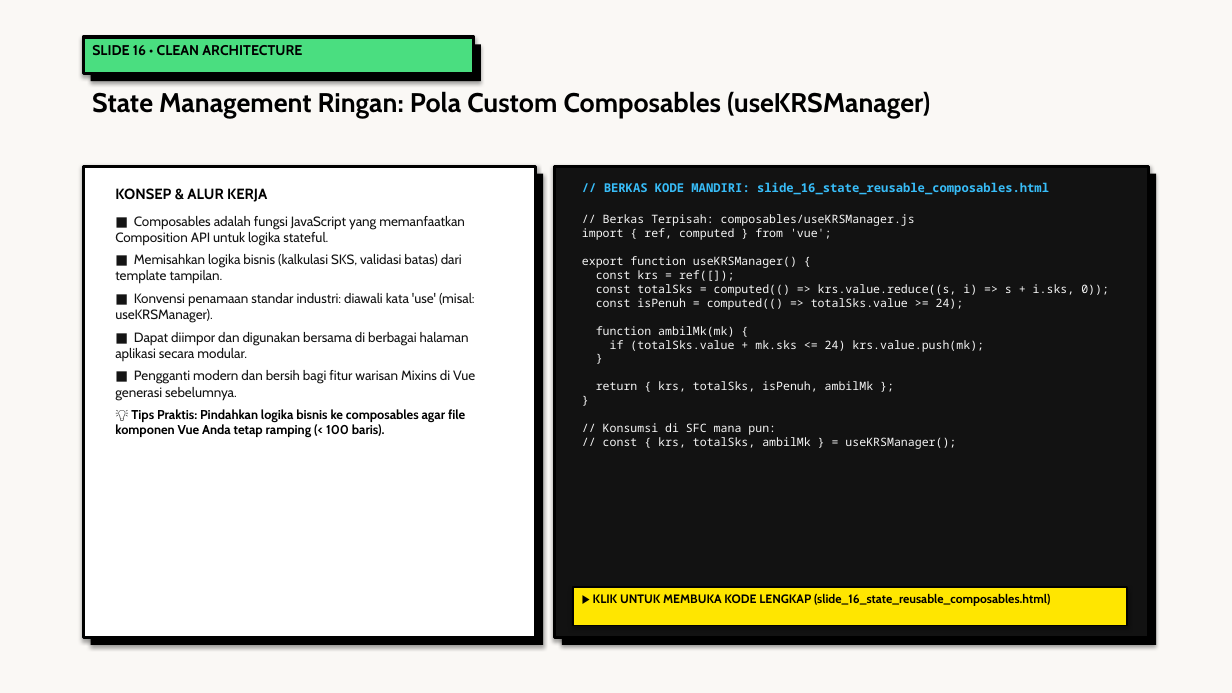
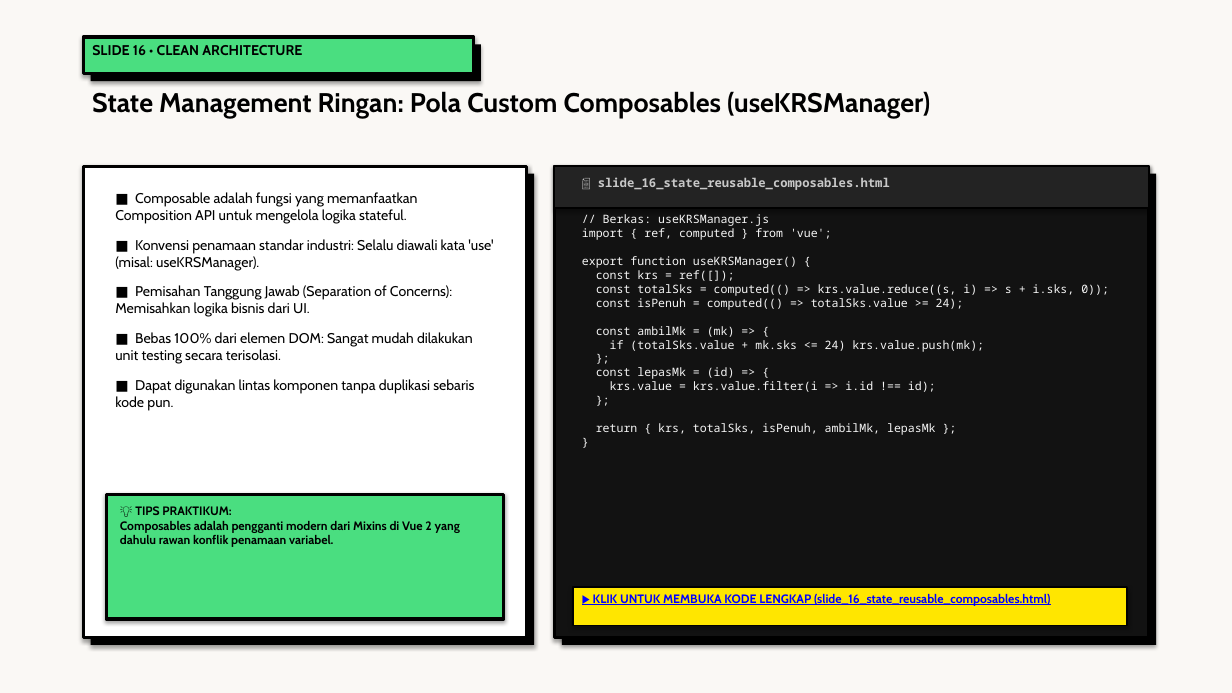
Before and after one commit to antonprafanto/tuweb_mobile2025, a slide deck: slide 16 of slide_presentasi/SESI_02_Frontend_Modern_Vue.pptx. Drawn at 1232x693 pixels with LibreOffice and Linux fonts; fonts in the diff are those of the drawing. Boxes give left, top, right and bottom in pixels: in the first picture for what was removed or moved away, otherwise in the second. Text is boxed around its words. In the diff, an @@ line names an element or a change of style, - is before the commit and + after.

Commit message:
feat(sesi-02): audit tuntas 18 file html ramah awam diagram svg pptx neobrutalism dan naskah mermaid

```diff
--- a/slide_presentasi/SESI_02_Frontend_Modern_Vue.pptx
+++ b/slide_presentasi/SESI_02_Frontend_Modern_Vue.pptx
@@ rectangle: place and size @@
-rectangle at bbox=[83, 166, 536, 638]
+rectangle at bbox=[83, 166, 527, 638]
@@ rectangle: place and size @@
-rectangle at bbox=[91, 174, 543, 645]
+rectangle at bbox=[91, 174, 534, 645]
@@ rectangle added at bbox=[555, 166, 1149, 208], fill #232323, outline #000000 1.5 pt @@
@@ text at bbox=[598, 177, 890, 190]: text changed; text colour #38BDF8 to #C8C8C8 @@
-// BERKAS KODE MANDIRI: slide_16_state_reusable_composables.html
+📄 slide_16_state_reusable_composables.html
@@ text at bbox=[115, 192, 493, 411]: text changed; size 10.5 to 11 pt; text colour #141414 to #000000 @@
-KONSEP & ALUR KERJA
-■ Composables adalah fungsi JavaScript yang memanfaatkan Composition API untuk logika stateful.
-■ Memisahkan logika bisnis (kalkulasi SKS, validasi batas) dari template tampilan.
-■ Konvensi penamaan standar industri: diawali kata 'use' (misal: useKRSManager).
-■ Dapat diimpor dan digunakan bersama di berbagai halaman aplikasi secara modular.
-■ Pengganti modern dan bersih bagi fitur warisan Mixins di Vue generasi sebelumnya.
-💡 Tips Praktis: Pindahkan logika bisnis ke composables agar file komponen Vue Anda tetap ramping (< 100 baris).
+■ Composable adalah fungsi yang memanfaatkan Composition API untuk mengelola logika stateful.
+■ Konvensi penamaan standar industri: Selalu diawali kata 'use' (misal: useKRSManager).
+■ Pemisahan Tanggung Jawab (Separation of Concerns): Memisahkan logika bisnis dari UI.
+■ Bebas 100% dari elemen DOM: Sangat mudah dilakukan unit testing secara terisolasi.
+■ Dapat digunakan lintas komponen tanpa duplikasi sebaris kode pun.
@@ text at bbox=[603, 214, 769, 226]: text changed @@
-// Berkas Terpisah: composables/useKRSManager.js
+// Berkas: useKRSManager.js
@@ text at bbox=[596, 326, 735, 337]: text changed @@
-function ambilMk(mk) {
+const ambilMk = (mk) => {
@@ text at bbox=[596, 367, 936, 435]: paragraphs added @@
+};
+const lepasMk = (id) => {
+krs.value = krs.value.filter(i => i.id !== id);
+};
+return { krs, totalSks, isPenuh, ambilMk, lepasMk };
@@ text at bbox=[596, 381, 956, 449]: paragraphs removed @@
-return { krs, totalSks, isPenuh, ambilMk };
-}
-// Konsumsi di SFC mana pun:
-// const { krs, totalSks, ambilMk } = useKRSManager();
@@ rectangle added at bbox=[106, 494, 504, 619], fill #4ADE80, outline #000000 2.5 pt @@
@@ text added at bbox=[120, 506, 460, 547], 9.5 pt, text #000000, bold @@
+💡 TIPS PRAKTIKUM:
+Composables adalah pengganti modern dari Mixins di Vue 2 yang dahulu rawan konflik penamaan variabel.
@@ text "▶ KLIK UNTUK MEMBUKA KODE ..." at bbox=[593, 594, 1050, 606]: text colour #000000 to #0000FF, underline on @@
```
Also in this commit, not shown: 15 other slides changed, 2 slides added, 2 slides removed, 21 other files.
